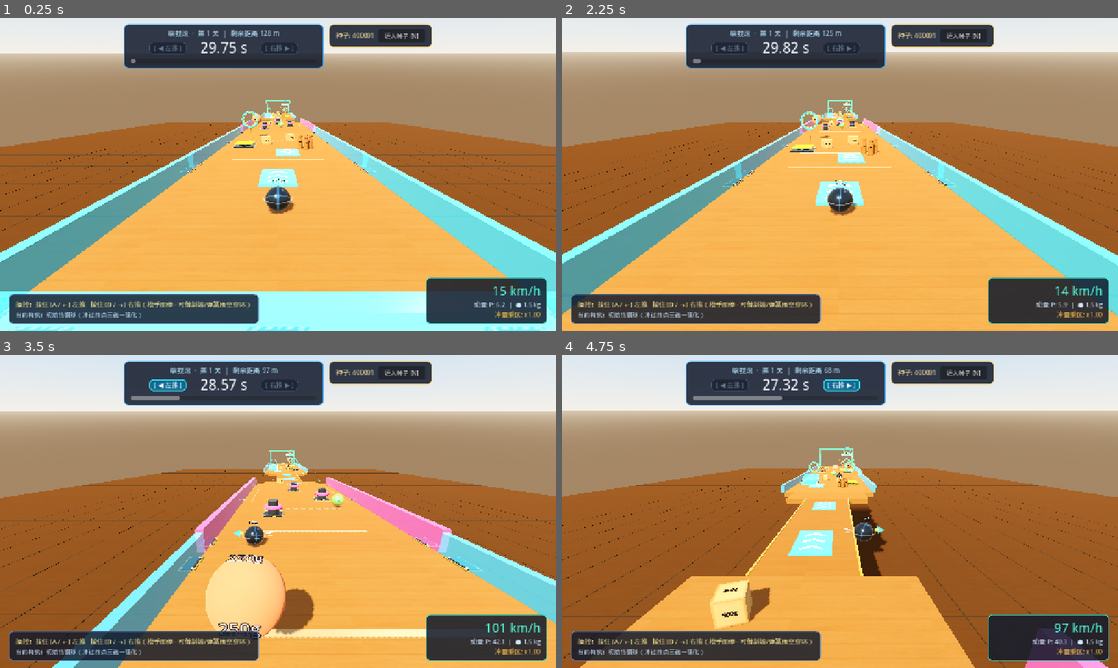
Above: before the commit, frames 1-4 (two rows, left to right).
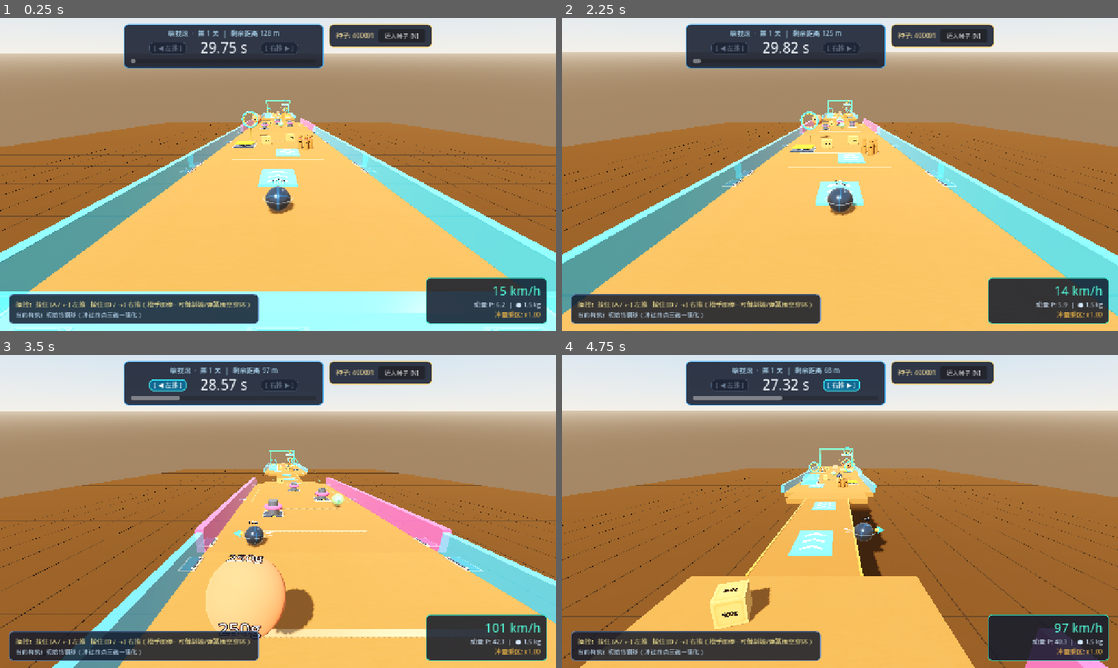
Above: after the commit, the same moments.

Repository: nossika/kinetic-run
Game: Godot game, scene res://scenes/main.tscn
Two runs of this game, one before a commit and one after it. Both use one fixed random seed, a clock stepped at 60 frames per second and the inputs below.
Inputs (mouse positions are in pixels of both pictures, inside the frame that each line leads up to):
- Up to frame 1 (0.25 s): no input
- Up to frame 2 (2.25 s): tap Enter at 0.5 s; move the mouse to (962, 158) at 0.52 s; hold Right 0.53-1.25 s; tap N at 0.6 s; click (962, 158) at 0.67 s; tap Space at 0.77 s; click "填入种子 [N]" at 1.25 s; click "按此种子开局（回车）" at 2 s
- Up to frame 3 (3.5 s): move the mouse to (166, 527) at 2.77 s; hold Left from 2.78 s (still down); tap Enter at 2.85 s; tap Space at 3.02 s
- Up to frame 4 (4.75 s): move the mouse to (895, 442) at 3.52 s; release Left at 3.53 s; hold Right from 3.53 s (still down); tap Keypad Enter at 3.6 s; move the mouse to (812, 574) at 4.27 s; tap R at 4.35 s; click (812, 574) at 4.42 s; tap Space at 4.52 s

The runs differ from the first frame. In frame 1, 0.9% of the frame differs, in the area x 0-100%, y 30-100%; in frame 2, 1.4%; in frame 3, 0.9%; in frame 4, 0.6%.

Commit message:
art: replace harsh textures with soft clay-storybook textures and sky panorama
Co-authored-by: Cursor <cursoragent@cursor.com>
Co-authored-by: nossikalin <nossikalin@tencent.com>

Diff:
--- a/src/core/material_library.gd
+++ b/src/core/material_library.gd
@@ -7,6 +7,7 @@
 const TEX_ANCHOR_HAZARD_STRIPE: String = "res://assets/textures/anchor_hazard_stripe.png"
 const TEX_BARREL_RETRO_HAZARD: String = "res://assets/textures/barrel_retro_hazard.png"
 const TEX_JELLY_BUBBLE_SOFT: String = "res://assets/textures/jelly_bubble_soft.png"
+const TEX_STORYBOOK_SKY_CLOUDS: String = "res://assets/textures/storybook_sky_clouds.png"
 const BUNDLED_FONT_PATH: String = "res://assets/fonts/game_ui_zh.ttf"
 
 static var _texture_cache: Dictionary = {}
--- a/tests/test_core_stats.gd
+++ b/tests/test_core_stats.gd
@@ -247,6 +247,7 @@
 		lib_script.TEX_ANCHOR_HAZARD_STRIPE,
 		lib_script.TEX_BARREL_RETRO_HAZARD,
 		lib_script.TEX_JELLY_BUBBLE_SOFT,
+		lib_script.TEX_STORYBOOK_SKY_CLOUDS,
 		lib_script.BUNDLED_FONT_PATH,
 	]:
 		assert_true(ResourceLoader.exists(tex_path), "Imported asset exists: %s" % tex_path)
Binary file changed: assets/textures/anchor_hazard_stripe.png
Binary file changed: assets/textures/barrel_retro_hazard.png
Binary file changed: assets/textures/crate_balsa_wood.png
Binary file changed: assets/textures/jelly_bubble_soft.png
Binary file changed: assets/textures/metal_cast_iron.png
Binary file added: assets/textures/storybook_sky_clouds.png
Not shown, added: assets/textures/storybook_sky_clouds.png.import
Binary file changed: assets/textures/track_beechwood.png
